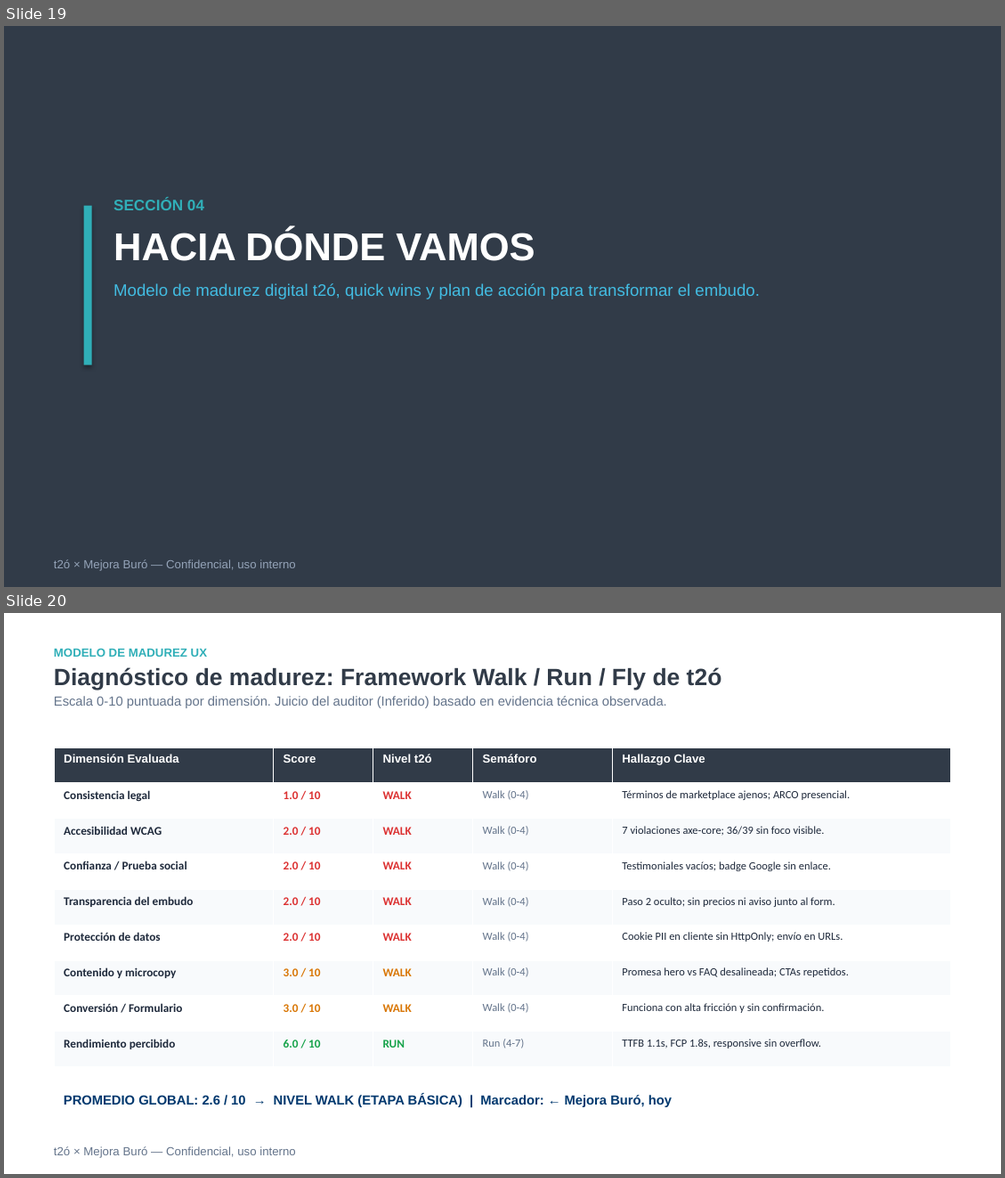
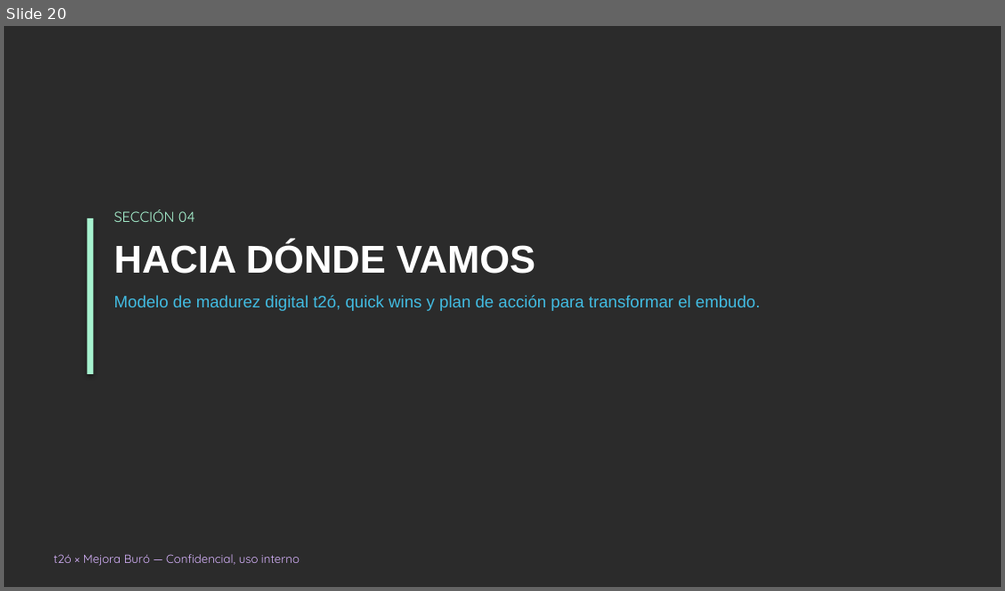
Before and after one commit to AmauriRodriguexX/mejora-tu-buro, a slide deck: entrega-final/auditoria-ux-mejoraburo-t2o.pptx. Shown one above the other, each under a label of ours: slides 19 and 20 before the commit, slide 20 after it. The pictures are 1005x1178 and 1005x591 pixels, drawn with LibreOffice and Linux fonts; fonts in the diff are those of the drawing; background and template pictures are left out; a plain dark background stands for a picture behind light text. Boxes give left, top, right and bottom in pixels: in the first picture for what was removed or moved away, otherwise in the second. Text is boxed around its words. In the diff, an @@ line names an element or a change of style, - is before the commit and + after.

```diff
--- a/entrega-final/auditoria-ux-mejoraburo-t2o.pptx
+++ b/entrega-final/auditoria-ux-mejoraburo-t2o.pptx
@@ slide 20 removed at [4,613,1001,1174], background #FFFFFF @@
@@ text removed at [54,649,722,708] @@
-MODELO DE MADUREZ UX
-Diagnóstico de madurez: Framework Walk / Run / Fly de t2ó
-Escala 0-10 puntuada por dimensión. Juicio del auditor (Inferido) basado en evidencia técnica observada.
@@ table removed at [54,747,951,1067], 9 rows, 5 columns @@
-Dimensión Evaluada | Score | Nivel t2ó | Semáforo | Hallazgo Clave
-Consistencia legal | 1.0 / 10 | WALK | Walk (0-4) | Términos de marketplace ajenos; ARCO presencial.
-Accesibilidad WCAG | 2.0 / 10 | WALK | Walk (0-4) | 7 violaciones axe-core; 36/39 sin foco visible.
-Confianza / Prueba social | 2.0 / 10 | WALK | Walk (0-4) | Testimoniales vacíos; badge Google sin enlace.
-Transparencia del embudo | 2.0 / 10 | WALK | Walk (0-4) | Paso 2 oculto; sin precios ni aviso junto al form.
-Protección de datos | 2.0 / 10 | WALK | Walk (0-4) | Cookie PII en cliente sin HttpOnly; envío en URLs.
-Contenido y microcopy | 3.0 / 10 | WALK | Walk (0-4) | Promesa hero vs FAQ desalineada; CTAs repetidos.
-Conversión / Formulario | 3.0 / 10 | WALK | Walk (0-4) | Funciona con alta fricción y sin confirmación.
-Rendimiento percibido | 6.0 / 10 | RUN | Run (4-7) | TTFB 1.1s, FCP 1.8s, responsive sin overflow.
@@ text removed at [64,1094,672,1107] @@
-PROMEDIO GLOBAL: 2.6 / 10 → NIVEL WALK (ETAPA BÁSICA) | Marcador: ← Mejora Buró, hoy
@@ text removed at [54,1146,295,1158] @@
-t2ó × Mejora Buró — Confidencial, uso interno
@@ what was slide 19 is now slide 20 @@
@@ slide 20 changed as well @@
@@ background #313B48 to picture (left out) @@
@@ text "SECCIÓN 04": place and size @@
-text "SECCIÓN 04" at [113,198,759,299]
+text "SECCIÓN 04" at [114,209,760,311]
@@ text "SECCIÓN 04" at [114,209,760,311]: size 11 to 10.5 pt, font Arial to Quicksand, text colour #30AFB8 to #A7F3D0, bold off in "SECCIÓN 04"; less space between paragraphs; more space between paragraphs; vertical alignment top to middle @@
@@ rectangle: place and size @@
-rectangle at [84,206,92,365]
+rectangle at [87,218,93,374]
@@ rectangle at [87,218,93,374]: fill #30AFB8 to #A7F3D0 @@
@@ text "t2ó × Mejora Buró — ..." at [54,554,299,565]: font Arial to Quicksand, text colour #94A3B8 to #D8B4FE @@
```
Also in this commit, not shown: 22 other slides changed, 1 slide added, 1 other slide removed, 5 other files.
